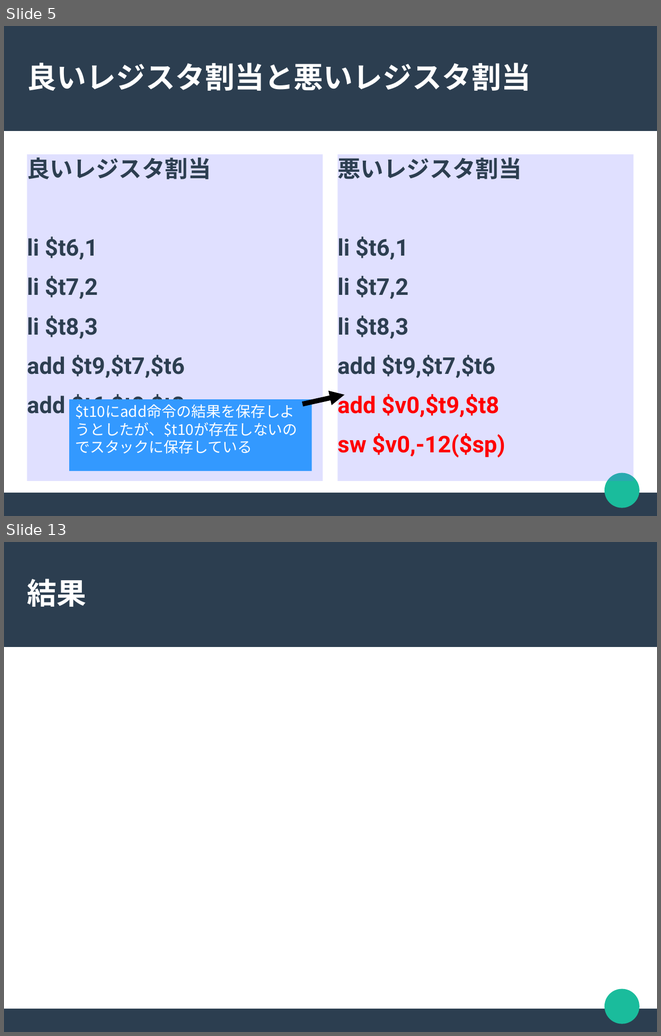
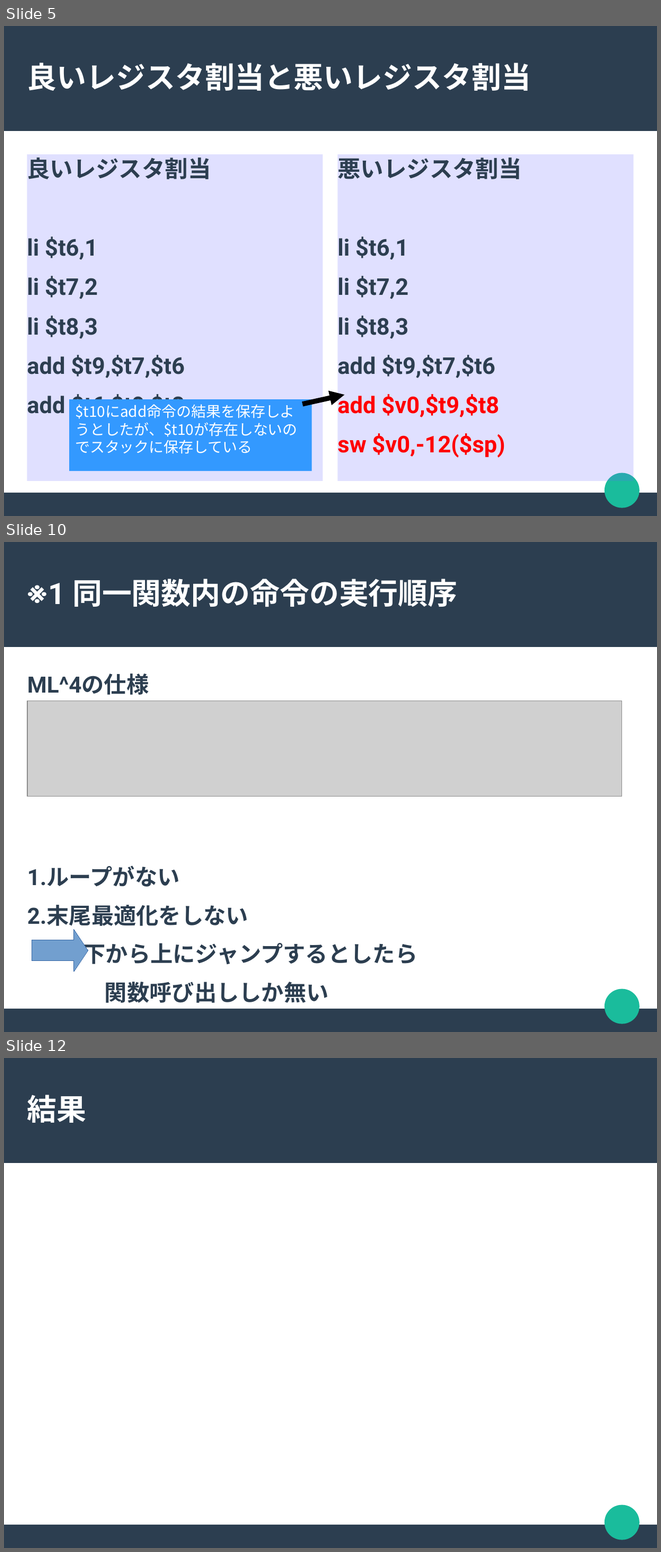
Before and after one commit to akawashiro/hml, a slide deck: hml.odp. Shown one above the other, each under a label of ours: slides 5 and 13 before the commit, slides 5, 10 and 12 after it; the slides between them are not shown. The pictures are 661x1036 and 661x1552 pixels, drawn with LibreOffice and Linux fonts; fonts in the diff are those of the drawing; grey boxes stand for pictures. Boxes give left, top, right and bottom in pixels: in the first picture for what was removed or moved away, otherwise in the second. Text is boxed around its words. In the diff, an @@ line names an element or a change of style, - is before the commit and + after.

```diff
--- a/hml.odp
+++ b/hml.odp
@@ slide 10 added at <box>4,542,657,1032</box>, background #FFFFFF; not listed: 3 template elements that a slide beside it also shows @@
@@ title added at <box>27,579,457,607</box>, 36 pt, text #FFFFFF, bold @@
+※1 同一関数内の命令の実行順序
@@ text added at <box>27,673,417,1003</box>, 27.2 pt, text #2C3E50, bold @@
+ML^4の仕様
+1.ループがない
+2.末尾最適化をしない
+下から上にジャンプするとしたら
+関数呼び出ししか無い
@@ picture added at <box>27,701,622,797</box> @@
@@ right arrow added at <box>32,929,88,972</box>, fill #729FCF, outline #3465A4 0 pt @@
@@ what was slide 13 is now slide 12 @@
```
Also in this commit, not shown: 2 slides changed, 5 other slides added, 4 slides removed.
